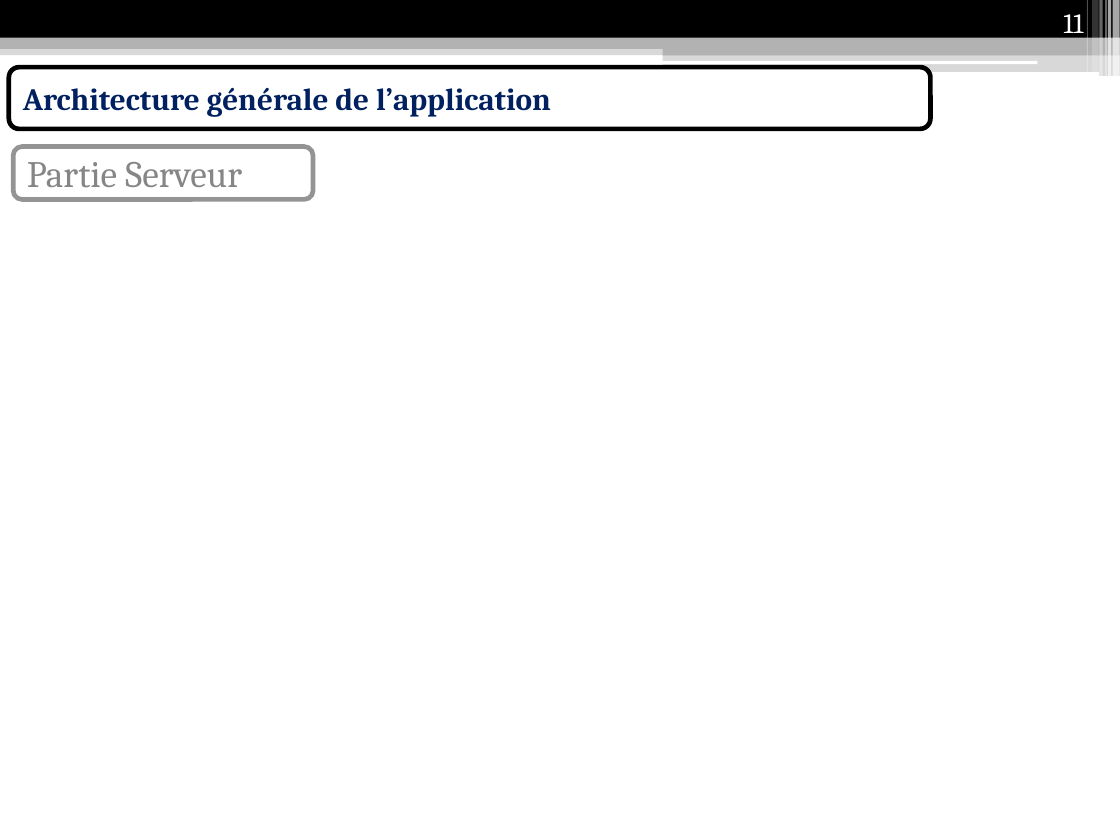
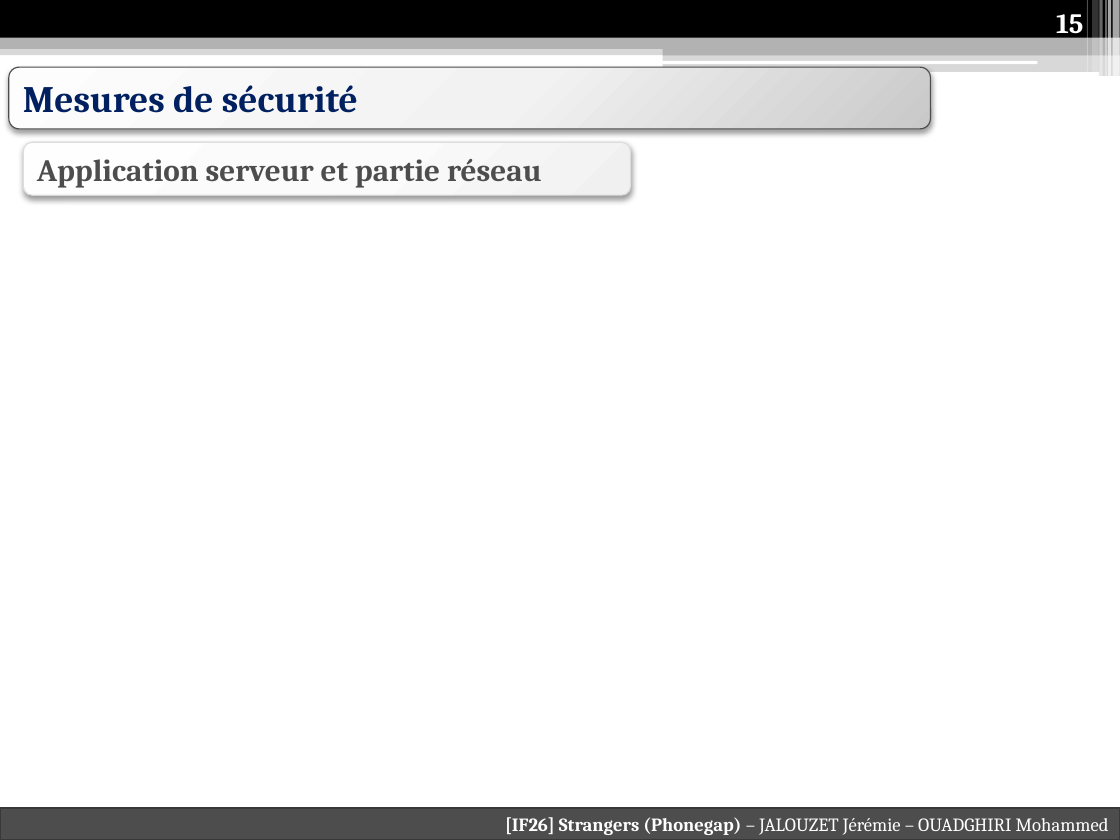
Before and after one commit to Anicky/Strangers-Phonegap, a slide deck: slide 15 of présentation/Présentation IF26.pptx (slide 11 before the commit). Drawn at 1120x840 pixels with LibreOffice and Linux fonts; fonts in the diff are those of the drawing. Boxes give left, top, right and bottom in pixels: in the first picture for what was removed or moved away, otherwise in the second. Text is boxed around its words. In the diff, an @@ line names an element or a change of style, - is before the commit and + after.

```diff
--- a/présentation/Présentation IF26.pptx
+++ b/présentation/Présentation IF26.pptx
@@ page number at bbox=[1056, 14, 1083, 40]: text changed; bold on @@
-11
+15
@@ rounded rectangle "Mesures de sécurité" at bbox=[9, 67, 931, 129]: fill #FFFFFF to gradient #FEFEFE to #F2F2F2 to #C9C9C9; outline #000000 3 pt to #4D4D4D 0.75 pt; shadow on @@
@@ text in rounded rectangle at bbox=[23, 85, 358, 113]: text changed; size 20 to 24 pt @@
-Architecture générale de l’application
+Mesures de sécurité
@@ rounded rectangle removed at bbox=[13, 147, 314, 199] @@
-Partie Serveur
@@ rounded rectangle added at bbox=[24, 142, 631, 195], fill gradient #FFFFFF to #FBFBFB to #F0F0F0, outline #DDDDDD 0.75 pt, 20 pt, text #4D4D4D, bold @@
+Application serveur et partie réseau
@@ rectangle added at bbox=[0, 808, 1120, 840], fill #4D4D4D, outline #393939 1.5 pt, 12 pt, text #FFFFFF @@
+[IF26] Strangers (Phonegap) – JALOUZET Jérémie – OUADGHIRI Mohammed
```
Also in this commit, not shown: 5 other slides changed, 5 slides added, 5 slides removed, 5 other files.
